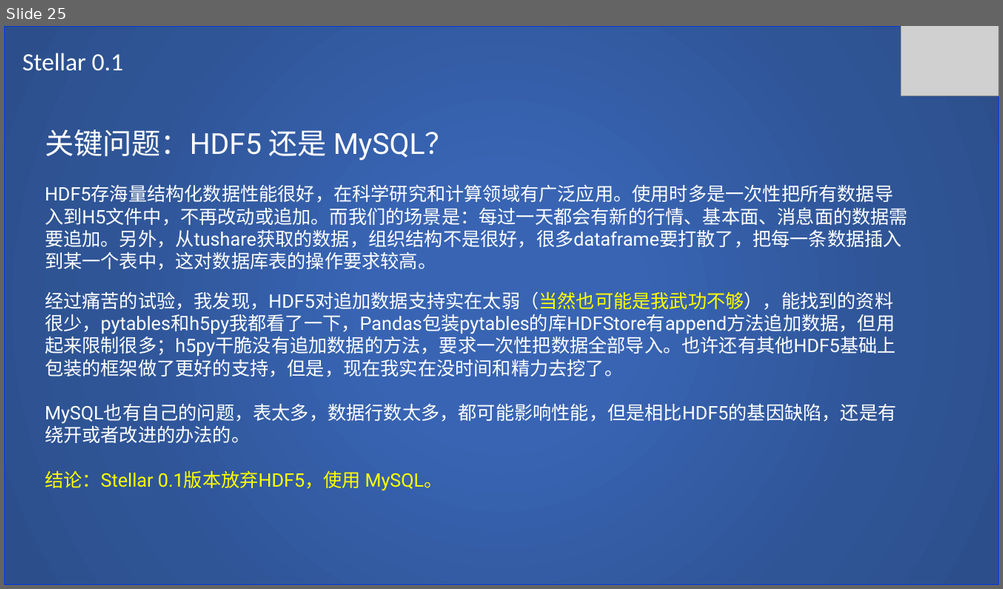
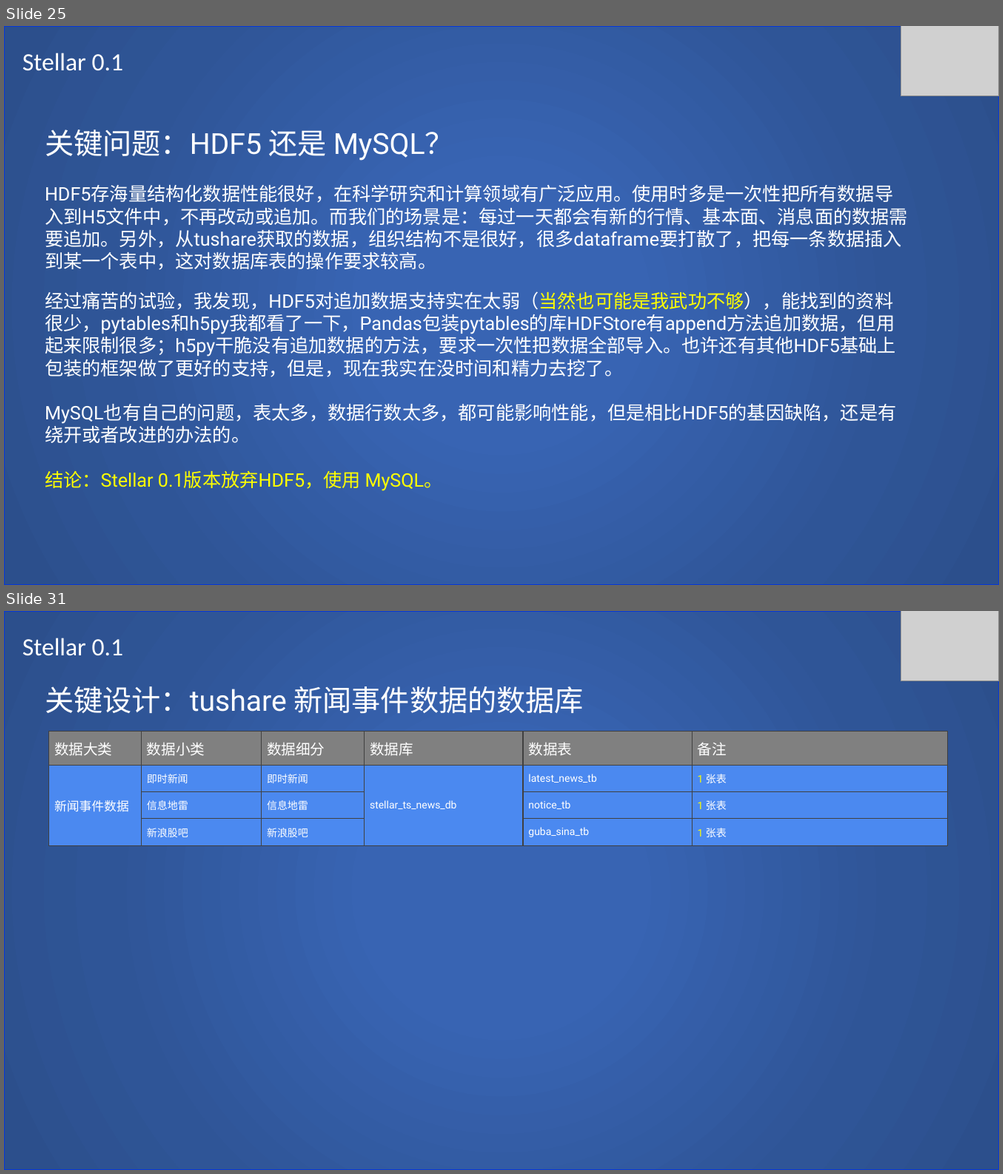
Before and after one commit to SCITLAS/Stellar, a slide deck: Stellar_0.1/documents/design.pptx. Shown one above the other, each under a label of ours: slide 25 before the commit, slides 25 and 31 after it; the slides between them are not shown. The pictures are 1003x589 and 1003x1174 pixels, drawn with LibreOffice and Linux fonts; fonts in the diff are those of the drawing; grey boxes stand for pictures. Boxes give left, top, right and bottom in pixels: in the first picture for what was removed or moved away, otherwise in the second. Text is boxed around its words. In the diff, an @@ line names an element or a change of style, - is before the commit and + after.

Commit message:
Update design document, add MySQL database and table basic design.

```diff
--- a/Stellar_0.1/documents/design.pptx
+++ b/Stellar_0.1/documents/design.pptx
@@ slide 31 added at box(4, 611, 999, 1170), background #FFFFFF @@
@@ rectangle added at box(4, 611, 999, 1170), fill gradient #3864B3 to #2F5597 to #2C4F8C, outline #0838D5 1 pt @@
@@ picture added at box(900, 611, 999, 681) @@
@@ text added at box(22, 638, 123, 656), 24 pt, text #FFFFFF @@
+Stellar 0.1
@@ text added at box(45, 686, 583, 714), 28 pt, text #FFFFFF @@
+关键设计：tushare 新闻事件数据的数据库
@@ table added at box(48, 731, 948, 846), 4 rows, 6 columns @@
+数据大类 | 数据小类 | 数据细分 | 数据库 | 数据表 | 备注
+新闻事件数据 | 即时新闻 | 即时新闻 | stellar_ts_news_db | latest_news_tb | 1 张表
+ | 信息地雷 | 信息地雷 |  | notice_tb | 1 张表
+ | 新浪股吧 | 新浪股吧 |  | guba_sina_tb | 1 张表
```
Also in this commit, not shown: 7 slides changed, 8 other slides added.
